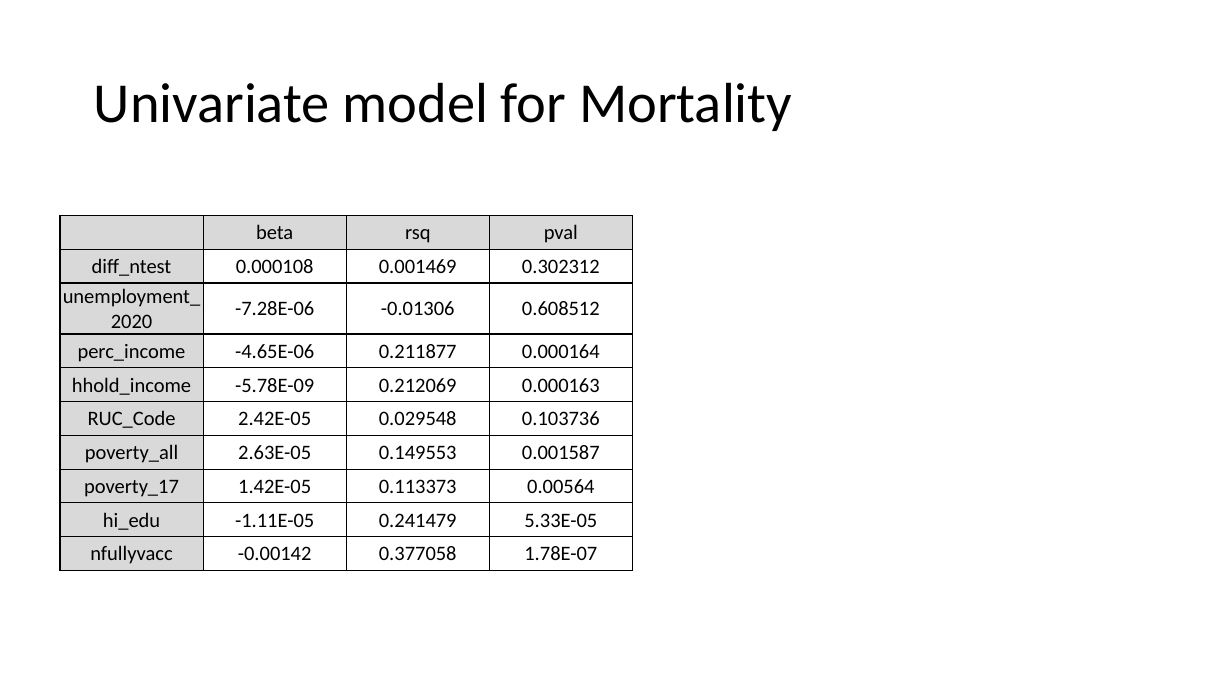
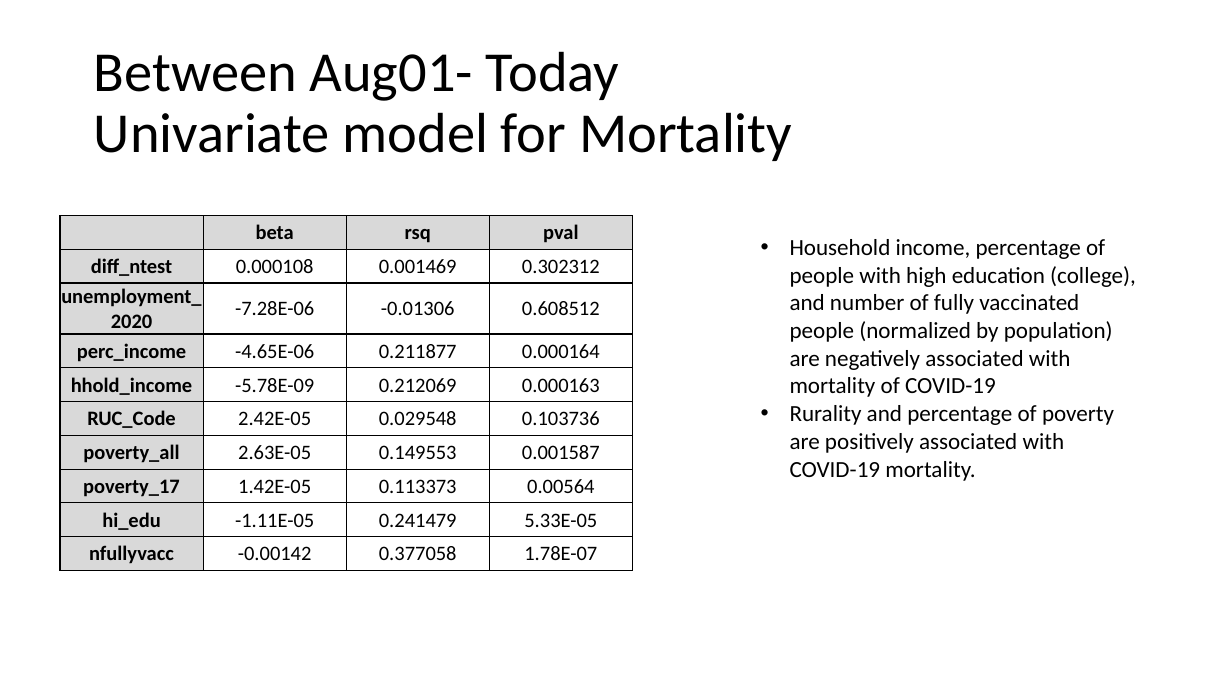
Before and after one commit to gescobararrepol/med_264, a slide deck: slide 6 of MED264_Project.pptx. Drawn at 1232x693 pixels with LibreOffice and Linux fonts; fonts in the diff are those of the drawing. Boxes give left, top, right and bottom in pixels: in the first picture for what was removed or moved away, otherwise in the second. Text is boxed around its words. In the diff, an @@ line names an element or a change of style, - is before the commit and + after.

```diff
--- a/MED264_Project.pptx
+++ b/MED264_Project.pptx
@@ title at [94,51,792,161]: text changed @@
-Univariate model for Mortality
+Between Aug01- Today
+Univariate model for Mortality
@@ table at [60,215,633,569] @@
@@ bold on in "beta", "rsq", "pval", "diff_ntest" and 8 more places @@
@@ text added at [790,239,1136,481], 18 pt, text #000000 @@
+• Household income, percentage of people with high education (college), and number of fully vaccinated people (normalized by population) are negatively associated with mortality of COVID-19
+• Rurality and percentage of poverty are positively associated with COVID-19 mortality.
```
Also in this commit, not shown: 3 other slides changed, 13 other files.
